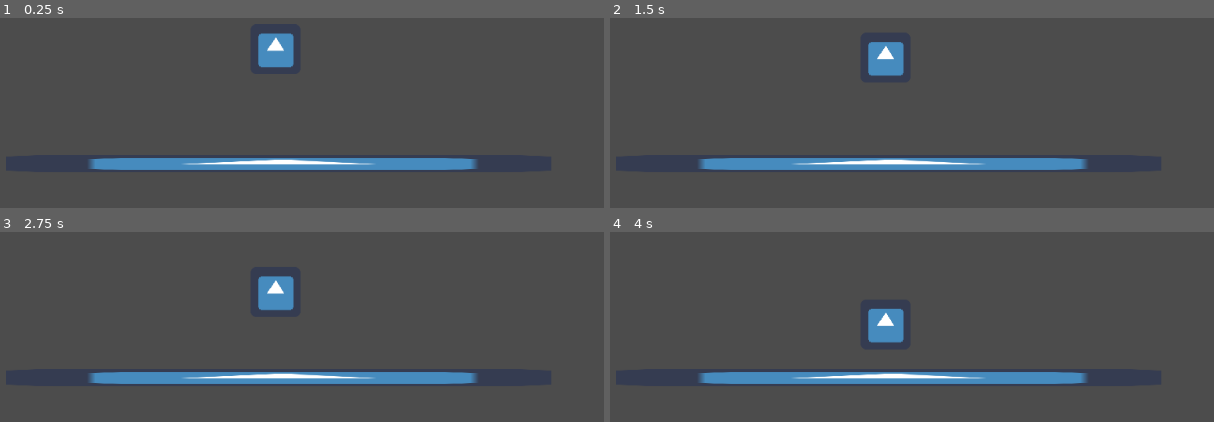
Above: before the commit, frames 1-4 (two rows, left to right).
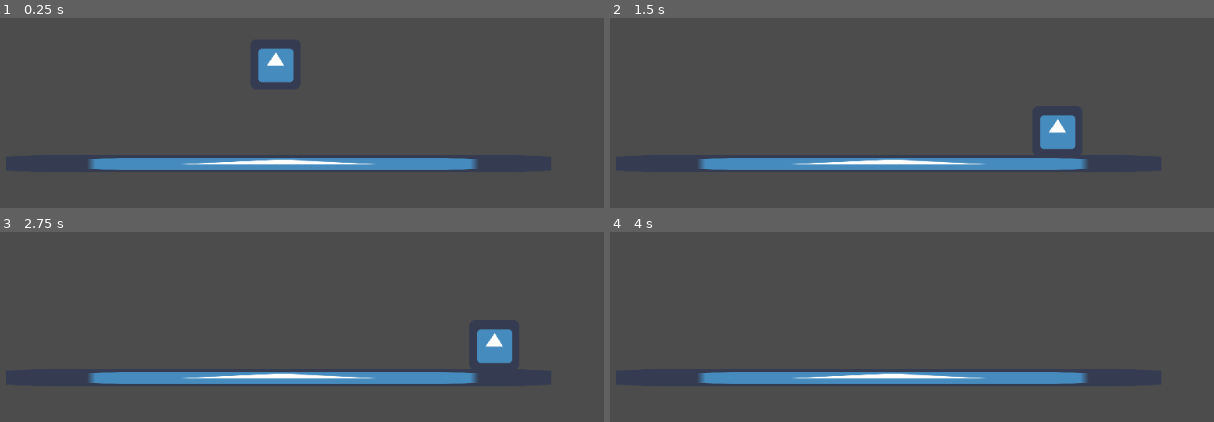
Above: after the commit, the same moments.

Repository: nathanadduci/Embers_of_the_Forgotten
Game: Godot game, scene res://Scenes/Playground.tscn
Same seed, same stepped clock (60 frames per second), same inputs: the game is played once before the commit and once after it. Before the commit the project has no main scene; this scene is started directly in both runs. The engine's default icon, where the game draws it, is replaced by a stand-in: a white triangle on a blue panel in a dark square.
Inputs:
- Up to frame 1 (0.25 s): no input
- Up to frame 2 (1.5 s): hold Right (ui_right) 0.53-1.28 s; hold Left (ui_left) from 1.28 s (still down)
- Up to frame 3 (2.75 s): release Left (ui_left) at 2.03 s; hold Right (ui_right) from 2.03 s (still down)
- Up to frame 4 (4 s): release Right (ui_right) at 3.53 s; hold Left (ui_left) from 3.53 s (still down)

The runs differ from the first frame. In frame 1, 1.1% of the frame differs, in the area x 42-49%, y 7-35%; in frame 2, 2.1%, in the area x 42-78%, y 12-69%; in frame 3, 2.1%; in frame 4, 1.1%.

Commit message:
Basic LR
- Implemented Left-Right movement with an adjustable speed variable
- Switched to move_and_slide to avoid collision blocking the movement

Diff:
--- a/Scenes/Playground.tscn
+++ b/Scenes/Playground.tscn
@@ -21,15 +21,16 @@
 [node name="CollisionShape2D" type="CollisionShape2D" parent="Ground/StaticBody2D"]
 position = Vector2( 0.450775, 0.298706 )
 scale = Vector2( 0.0916905, 2.90909 )
+shape = SubResource( 1 )
+
+[node name="Player" type="KinematicBody2D" parent="."]
+position = Vector2( 505, 273 )
+script = ExtResource( 2 )
+playerGravity = 588.6
+
+[node name="Player Collision" type="CollisionShape2D" parent="Player"]
+position = Vector2( 0, 0.420441 )
 shape = SubResource( 2 )
 
-[node name="KinematicBody2D" type="KinematicBody2D" parent="."]
-position = Vector2( 505, 273 )
-script = ExtResource( 2 )
-
-[node name="CollisionShape2D" type="CollisionShape2D" parent="KinematicBody2D"]
-position = Vector2( 0, 0.420441 )
-shape = SubResource( 1 )
-
-[node name="Player" type="Sprite" parent="KinematicBody2D"]
+[node name="Player Sprite" type="Sprite" parent="Player"]
 texture = ExtResource( 1 )
--- a/Scripts/player_movement.gd
+++ b/Scripts/player_movement.gd
@@ -3,6 +3,7 @@
 
 # Member variables here
 export var playerGravity = 9.81
+export var playerSpeed = 400
 var playerVelocity = Vector2()
 var playerDistance
 
@@ -15,8 +16,23 @@
 # Called every phys frame. 'delta' is the elapsed time since the previous frame.
 func _physics_process(delta):
 
+	# obtain new y velocity
 	playerVelocity.y += delta * playerGravity
 
+	#obtain new x velocity
+	_inputSequence()
+
 	# distance = velocity * time (right?)
-	playerDistance = playerVelocity * delta
-	move_and_collide(playerDistance)
+	# playerDistance = playerVelocity * delta
+	move_and_slide(playerVelocity, Vector2(0,-1))
+
+func _inputSequence():
+	if Input.is_action_pressed("ui_right") && !Input.is_action_pressed("ui_left"):
+		playerVelocity.x = playerSpeed
+	elif Input.is_action_pressed("ui_left") && !Input.is_action_pressed("ui_right"):
+		playerVelocity.x = -playerSpeed
+	else:
+		if playerVelocity.x > 1:
+			playerVelocity.x = playerVelocity.x / 5
+		else:
+			playerVelocity.x = 0
--- a/project.godot
+++ b/project.godot
@@ -16,6 +16,7 @@
 [application]
 
 config/name="Embers_of_the_Forgotten"
+run/main_scene="res://Scenes/Playground.tscn"
 config/icon="res://icon.png"
 
 [rendering]
Not shown: 1 places in Scenes/Playground.tscn that only renumber resources
Not shown, added: data/sprite/placeholder.png.import
